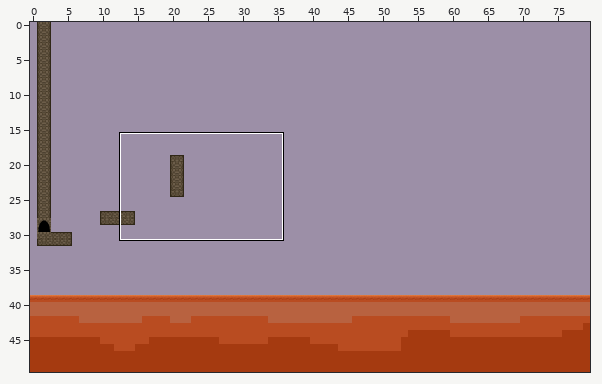
A Tiled map (JSON) gets an edit: assets/tilemaps/key01.json. Above, an overview of the earlier version with the close-up marked.
Close-up. The starting point:
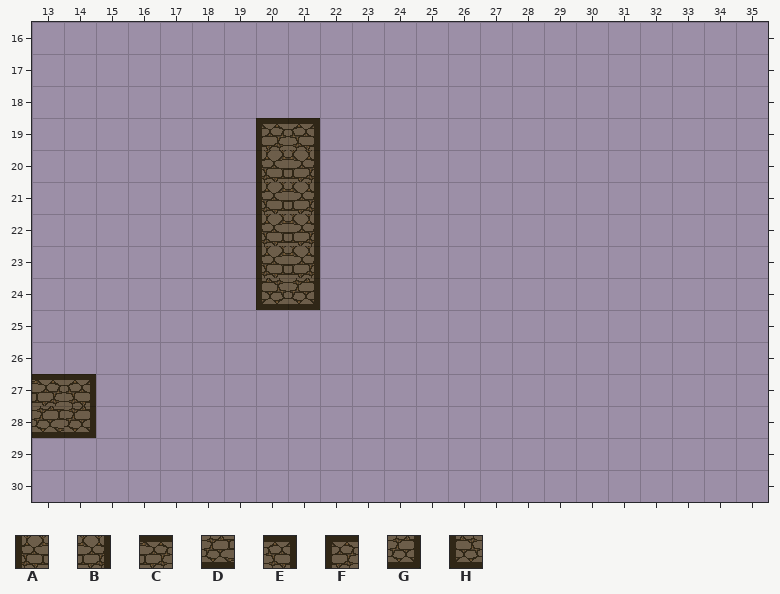
Cells are 32x32 px. Shown: x 13..35, y 16..30. The commit also changed other parts of the map, which this record leaves out.
Key: from "tilesetcolor": A 1, B 1 flipped left-right, C 7 flipped left-right, D 7 flipped up-down, E 19, F 19 flipped left-right, G 19 flipped up-down, H 19 turned 180.
_ is an empty cell.
Layers that did not change in this view are not listed.
Layer "Collision" before, first column x 13:
16 _______________________
17 _______________________
18 _______________________
19 _______FE______________
20 _______AB______________
21 _______AB______________
22 _______AB______________
23 _______AB______________
24 _______HG______________
25 _______________________
26 _______________________
27 CE_____________________
28 DG_____________________
29 _______________________
30 _______________________
New version:
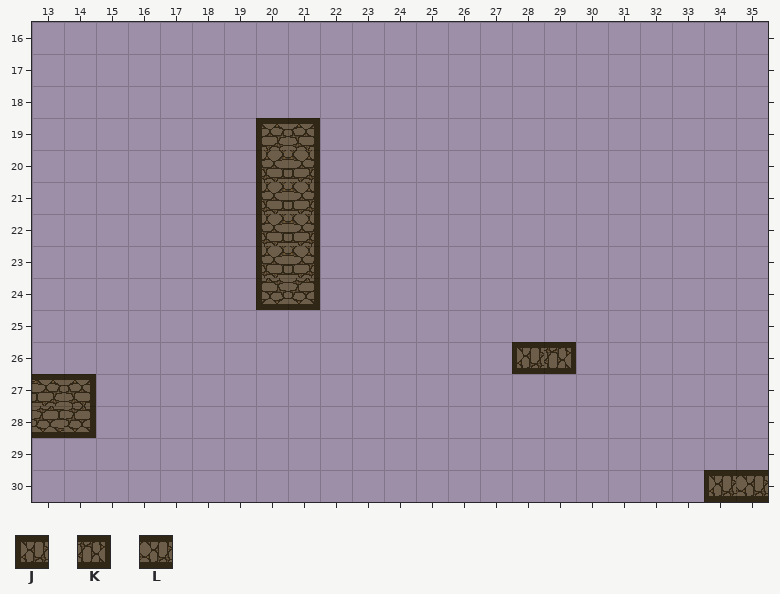
Further tiles: from "tilesetcolor": J 4 turned 270, K 4 turned 90, L 28 turned 270.
The edit:
Layer "Collision":
y 26: x 28..29 __ -> JK
y 30: x 34..35 __ -> JL
Changed places in both close-ups, as pixel boxes (x1, y1, x2, y2):
added: (512, 342, 576, 374)
added: (704, 470, 768, 502)
